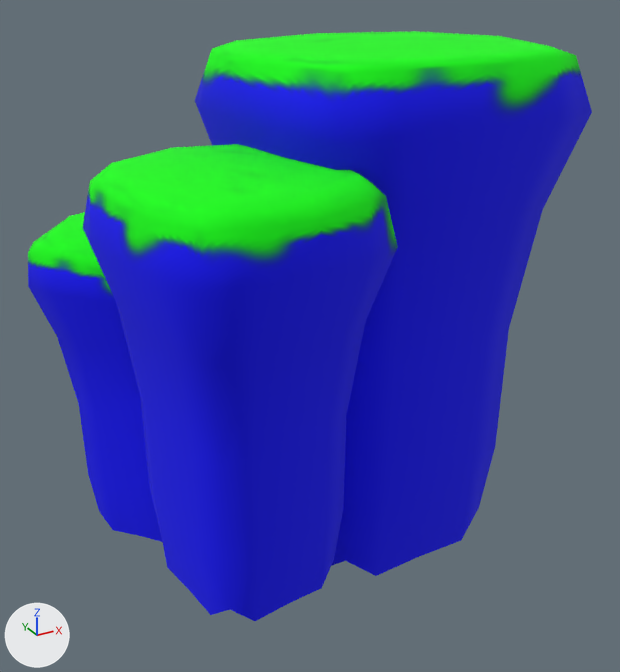
One commit to the COLLADA model Assets/Models/PlatformIslandsShape.dae: the scene before it, then after it.
Camera for both pictures: a 50 mm camera at (0.097, -1.961, 0.457) aimed at (0.614, -1.02, -0.013). Lighting does not change. The marker at lower left points along +X, +Y and +Z.

In view in the first picture: 'PlatformIslands'.
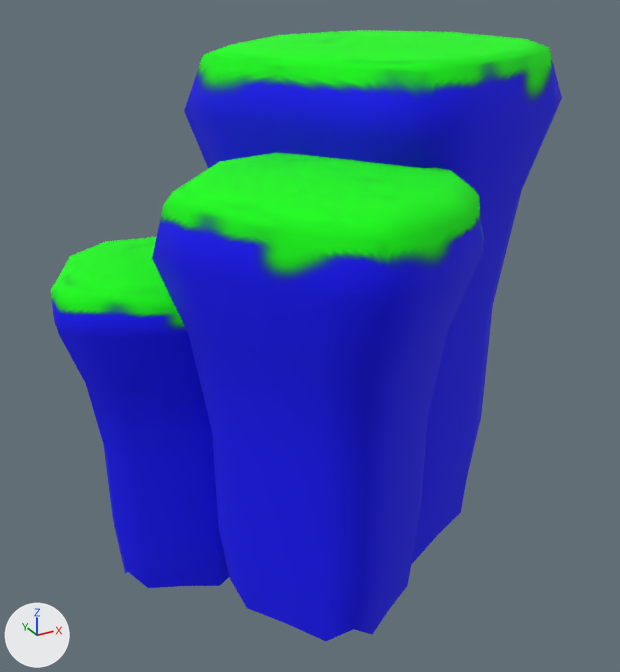
Diff of the bpy script that builds the scene:
```diff
--- a/Assets/Models/PlatformIslandsShape.dae.py
+++ b/Assets/Models/PlatformIslandsShape.dae.py
@@ me_platformislandsshape @@
 me_platformislandsshape.from_pydata(...)  # 315 vertices, 576 faces; spans x 0.283..0.982, y -1.255..-0.723, z -0.38..0.362
 # used by ob_platformislands; location = (0.0, 0.0, 0.0)
+# me_platformislandsshape part 1: 26 of 315 vertices moved; they spanned x 0.288..0.58, y -1.03..-0.729, z 0.066..0.141 and now span x 0.288..0.58, y -1.03..-0.729, z 0.066..0.134; mean shift (0.0, 0.0, -0.008); largest move (0.516, -0.812, 0.133) -> (0.516, -0.812, 0.118)
 me_platformislandsshape.materials.append(mat_islandplatformmaterial)
@@ ob_platformislands @@
 ob_platformislands = bpy.data.objects.new('PlatformIslands', me_platformislandsshape)
-ob_platformislands.location = (0.0, 0.0, 0.0)
+ob_platformislands.location = (-0.319, -0.358, 0.0)
+ob_platformislands.rotation_euler = (0.0, 0.0, 0.403)  # degrees (0, 0, 23)
```

Pixel boxes [x1, y1, x2, y2] of what changed, in the pictures (620 x 672 px; the box of a moved part takes in the faces that stretch with it):
'PlatformIslands', reshaped, moved, turned: before [28, 31, 592, 621]; after [51, 30, 562, 641]
part 1 of me_platformislandsshape, moved or reshaped: before [28, 212, 116, 303]; after [51, 237, 189, 339]
